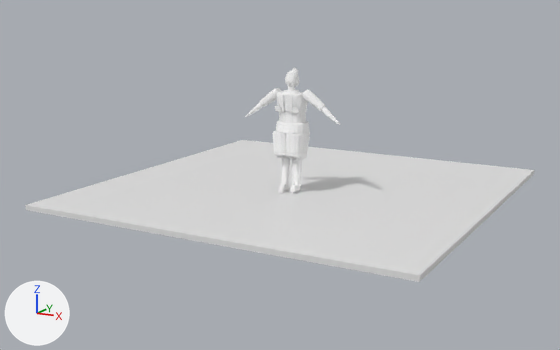
The Blender file ArtSource/Pedestrians/Blender/Mother3D.blend as it was, and as the next commit left it.
Camera for both pictures: a 50 mm lens placed at (5.11, -9.51, 2.74), pointed at (-0.22, 0.06, 0.2). The axes (+X, +Y, +Z) are drawn at lower left. The lights are the same throughout. The older version comes first.

The first picture shows 'CLO_Blanket.L', 'PreviewGround' and 21 more.
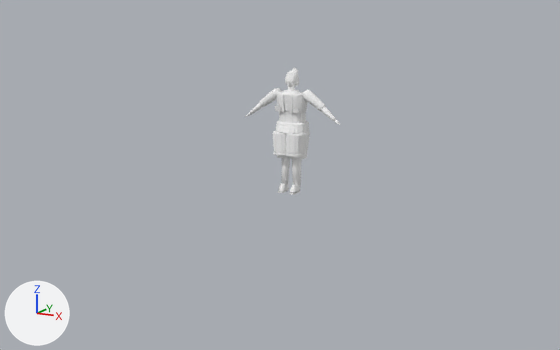
Where the change shows, as pixel boxes [x1, y1, x2, y2] in the pictures (560 x 350 px):
'PreviewGround', deleted
    before: [25, 140, 534, 282]

Patch to the scene script:
```diff
--- a/ArtSource/Pedestrians/Blender/Mother3D.blend.py
+++ b/ArtSource/Pedestrians/Blender/Mother3D.blend.py
@@ ob_previewground @@
-ob_previewground = bpy.data.objects.new('PreviewGround', me_previewground_mesh)
-ob_previewground.location = (0.0, 0.0, 0.0)
```
